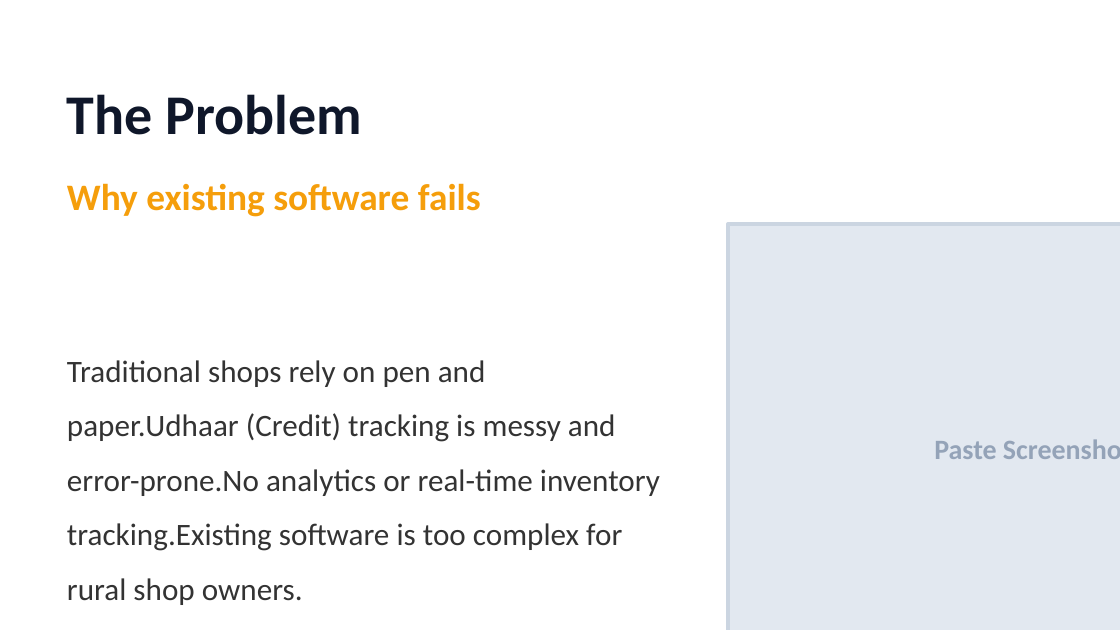
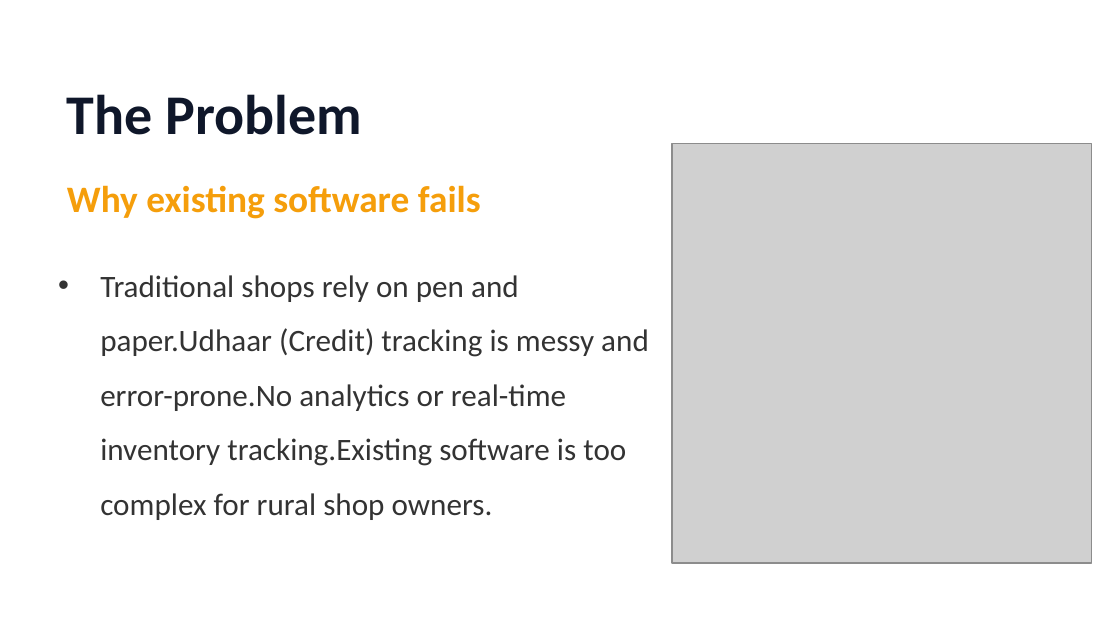
Before and after one commit to dev-sudeep018/Dukaan-Saathi, a slide deck: slide 2 of Dukaan_Saathi_Pitch.pptx. Drawn at 1120x630 pixels with LibreOffice and Linux fonts; fonts in the diff are those of the drawing; grey boxes stand for pictures. Boxes give left, top, right and bottom in pixels: in the first picture for what was removed or moved away, otherwise in the second. Text is boxed around its words. In the diff, an @@ line names an element or a change of style, - is before the commit and + after.

```diff
--- a/Dukaan_Saathi_Pitch.pptx
+++ b/Dukaan_Saathi_Pitch.pptx
@@ picture added at [672,143,1091,562] @@
@@ text "Traditional shops rely on pen ..." rewrapped from [67,360,660,605] to [100,275,649,520] @@
@@ rectangle removed at [728,224,1120,630] @@
@@ text removed at [934,441,996,459] @@
-Paste Screenshot Here
```
Also in this commit, not shown: 9 other slides changed, 4 other files.
